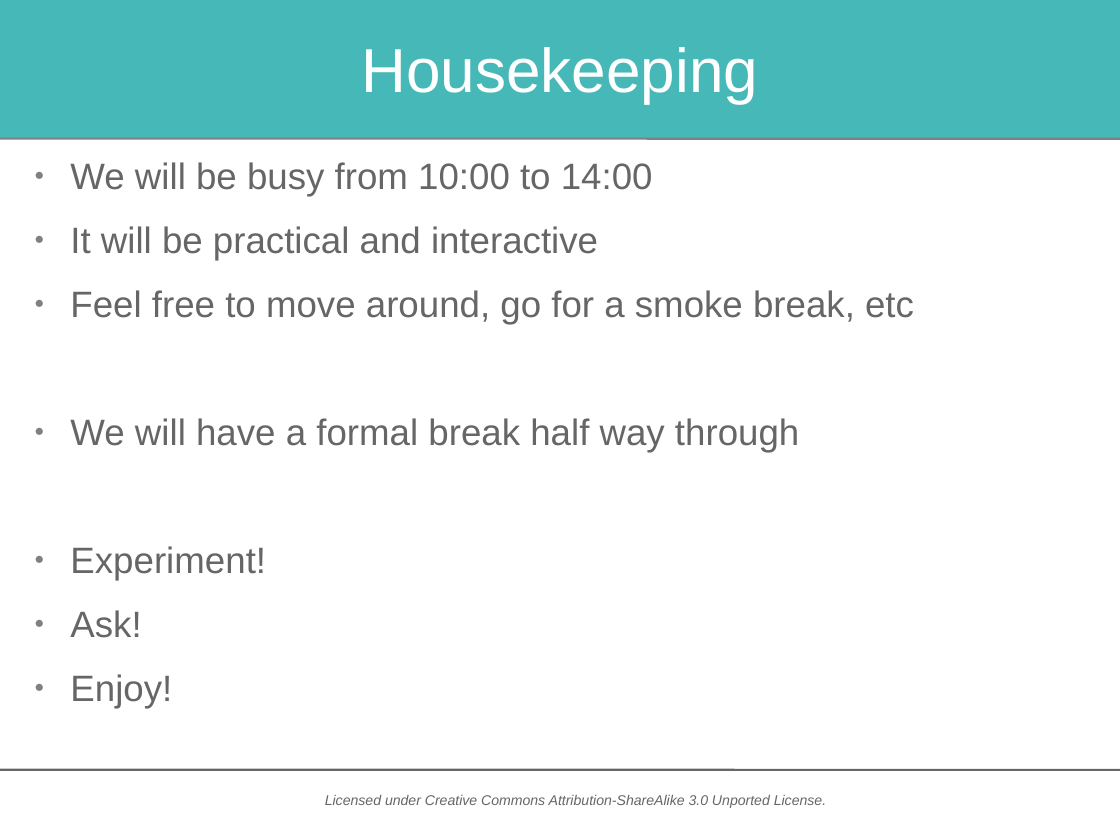
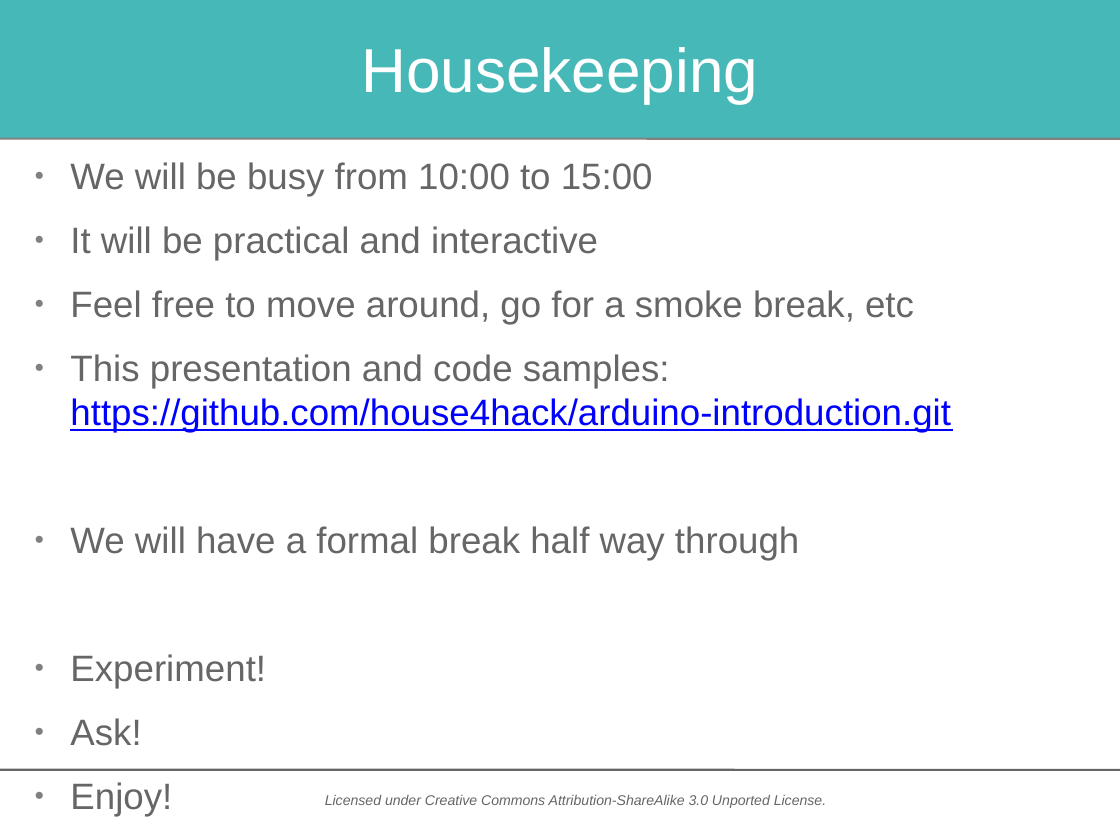
Before and after one commit to house4hack/arduino-introduction, a slide deck: slide 2 of introduction_to_arduino_course.odp. Drawn at 1120x840 pixels with LibreOffice and Linux fonts; fonts in the diff are those of the drawing; background and template pictures are left out. Boxes give left, top, right and bottom in pixels: in the first picture for what was removed or moved away, otherwise in the second. Text is boxed around its words. In the diff, an @@ line names an element or a change of style, - is before the commit and + after.

Commit message:
github url

```diff
--- a/introduction_to_arduino_course.odp
+++ b/introduction_to_arduino_course.odp
@@ text at <box>70,162,653,196</box>: text changed @@
-● We will be busy from 10:00 to 14:00
+● We will be busy from 10:00 to 15:00
@@ text at <box>70,354,951,432</box>: paragraph added @@
+● This presentation and code samples: https://github.com/house4hack/arduino-introduction.git
```
